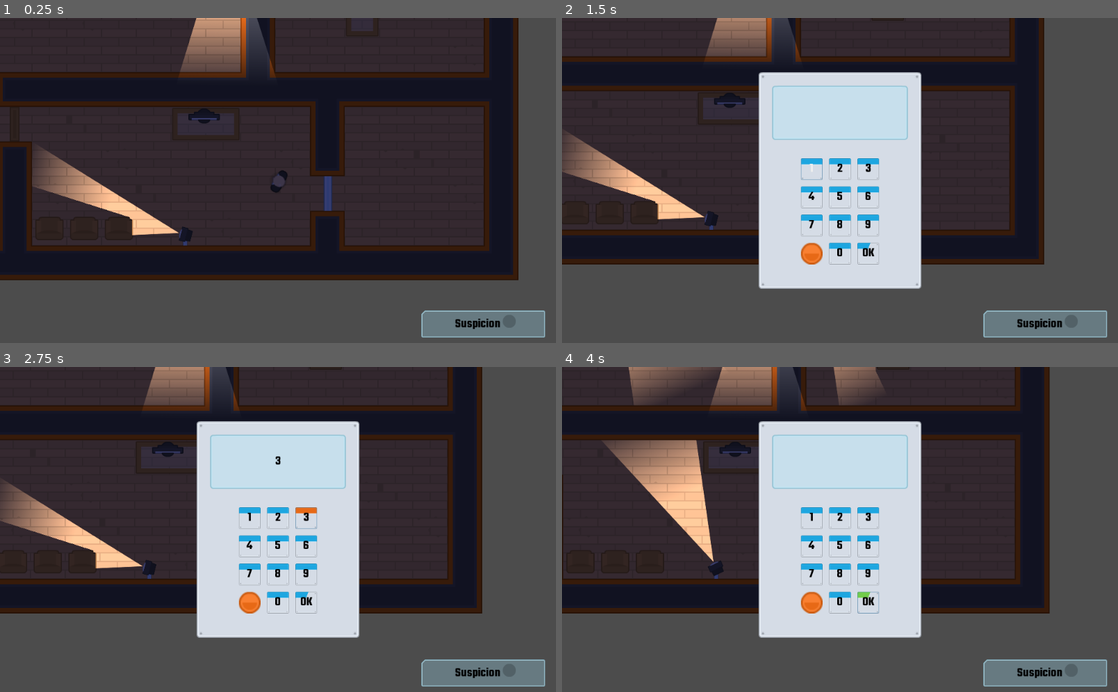
Above: before the commit, frames 1-4 (two rows, left to right).
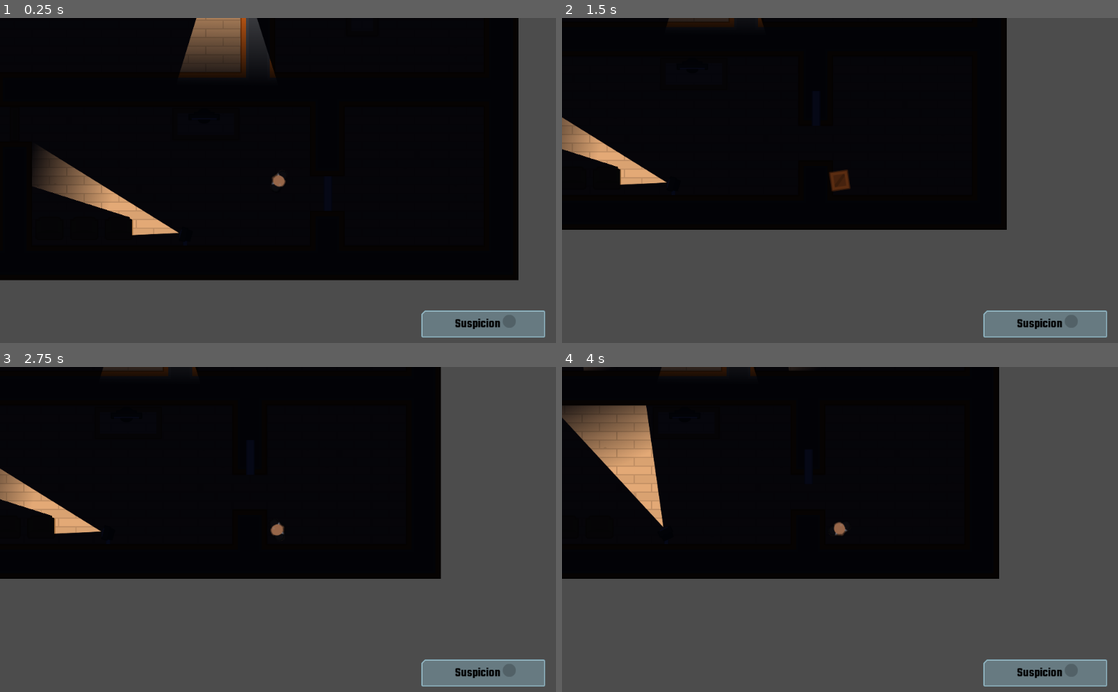
Above: after the commit, the same moments.

Repository: fruitdude/godot-heist-meisters
Game: Godot game, scene res://Scenes/Level1.tscn
The game is run twice, just before and just after one commit, with the same random seed, the same clock (stepped at 60 frames per second) and the same inputs.
Inputs (mouse positions are in pixels of both pictures, inside the frame that each line leads up to):
- Up to frame 1 (0.25 s): no input
- Up to frame 2 (1.5 s): tap Enter at 0.5 s; move the mouse to (962, 164) at 0.52 s; hold D (move_right) 0.53-1.28 s; tap Shift (toggle_disguise, bound only after the commit) at 0.6 s; move the mouse to (728, 196) at 1.27 s; hold S (move_down) from 1.28 s (still down); tap E (interact) at 1.35 s
- Up to frame 3 (2.75 s): tap Shift (toggle_disguise, bound only after the commit) at 1.55 s; release S (move_down) at 2 s; click (305, 516) at 2 s, where only the run before the commit has a clickable "3"
- Up to frame 4 (4 s): click (867, 601) at 2.75 s, where only the run before the commit has a clickable "OK"; click (867, 601) at 3.5 s, where only the run before the commit has a clickable "OK"

The runs differ from the first frame. In frame 1, 75% of the frame differs, in the area x 0-94%, y 0-81%; in frame 2, 66%; in frame 3, 65%; in frame 4, 67%.

Commit message:
player can disguse himself and we added a light2d texture so the player is easier to see

Diff:
--- /dev/null
+++ b/Scenes/BoxOccluder.tres
@@ -0,0 +1,4 @@
+[gd_resource type="OccluderPolygon2D" format=2]
+
+[resource]
+polygon = PoolVector2Array( -17, -17, 17, -17, 17, 17, -17, 17 )
--- a/Scenes/Character.tscn
+++ b/Scenes/Character.tscn
@@ -1,15 +1,12 @@
 [gd_scene load_steps=5 format=2]
 
 [ext_resource path="res://Scripts/Character.gd" type="Script" id=1]
-[ext_resource path="res://GFX/PNG/Man Red/manRed_stand.png" type="Texture" id=2]
+[ext_resource path="res://GFX/PNG/Man Blue/manBlue_stand.png" type="Texture" id=2]
+[ext_resource path="res://Scenes/HumanOccluder.tres" type="OccluderPolygon2D" id=3]
 
 [sub_resource type="CapsuleShape2D" id=1]
 radius = 12.3585
 height = 29.5171
-
-[sub_resource type="OccluderPolygon2D" id=2]
-cull_mode = 1
-polygon = PoolVector2Array( -7, -21, 3, -21, 7, -17, 8, -7, 12, -2, 12, 1, 8, 8, 7, 16, 1, 21, -6, 21, -11, 15, -11, 7, -13, 4, -13, -4, -11, -7, -11, -16 )
 
 [node name="Character" type="KinematicBody2D"]
 script = ExtResource( 1 )
@@ -22,4 +19,4 @@
 shape = SubResource( 1 )
 
 [node name="LightOccluder2D" type="LightOccluder2D" parent="."]
-occluder = SubResource( 2 )
+occluder = ExtResource( 3 )
--- /dev/null
+++ b/Scenes/HumanOccluder.tres
@@ -0,0 +1,5 @@
+[gd_resource type="OccluderPolygon2D" format=2]
+
+[resource]
+cull_mode = 1
+polygon = PoolVector2Array( -7, -21, 3, -21, 7, -17, 8, -7, 12, -2, 12, 1, 8, 8, 7, 16, 1, 21, -6, 21, -11, 15, -11, 7, -13, 4, -13, -4, -11, -7, -11, -16 )
--- a/Scenes/Player.tscn
+++ b/Scenes/Player.tscn
@@ -1,12 +1,26 @@
-[gd_scene load_steps=4 format=2]
+[gd_scene load_steps=7 format=2]
 
 [ext_resource path="res://Scenes/Character.tscn" type="PackedScene" id=1]
 [ext_resource path="res://Scripts/Player.gd" type="Script" id=2]
 [ext_resource path="res://GFX/PNG/Hitman 1/hitman1_stand.png" type="Texture" id=3]
+[ext_resource path="res://GFX/PNG/Tiles/tile_130.png" type="Texture" id=4]
+[ext_resource path="res://Scenes/HumanOccluder.tres" type="OccluderPolygon2D" id=5]
+[ext_resource path="res://Scenes/BoxOccluder.tres" type="OccluderPolygon2D" id=6]
 
 [node name="Player" index="0" instance=ExtResource( 1 )]
 collision_mask = 14
 script = ExtResource( 2 )
+_sprite = NodePath("Sprite")
+_light_occluder = NodePath("LightOccluder2D")
+_light = NodePath("Light2D")
+_player_sprite = ExtResource( 3 )
+_box_sprite = ExtResource( 4 )
+_human_occluder = ExtResource( 5 )
+_box_occluder = ExtResource( 6 )
 
 [node name="Sprite" parent="." index="0"]
 texture = ExtResource( 3 )
+
+[node name="Light2D" type="Light2D" parent="." index="3"]
+texture = ExtResource( 3 )
+energy = 0.75
--- a/Scenes/VisionMode.tscn
+++ b/Scenes/VisionMode.tscn
@@ -3,7 +3,6 @@
 [ext_resource path="res://Scripts/VisionMode.gd" type="Script" id=1]
 
 [node name="VisionMode" type="CanvasModulate"]
-color = Color( 0.203922, 0.560784, 0.309804, 1 )
 script = ExtResource( 1 )
 
 [node name="NightvisionTimer" type="Timer" parent="."]
--- a/Scripts/Player.gd
+++ b/Scripts/Player.gd
@@ -1,28 +1,37 @@
 extends "res://Scripts/Character.gd"
 
 
-var motion = Vector2()
+var _motion = Vector2()
+var _disguised = false
+
+export(NodePath) onready var _sprite = get_node(_sprite) as Sprite
+export(NodePath) onready var _light_occluder = get_node(_light_occluder) as LightOccluder2D
+export(NodePath) onready var _light = get_node(_light) as Light2D
+export(Resource) var _player_sprite = _player_sprite as Texture
+export(Resource) var _box_sprite = _box_sprite as Texture
+export(Resource) var _human_occluder = _human_occluder as OccluderPolygon2D
+export(Resource) var _box_occluder = _box_occluder as OccluderPolygon2D
 
 
 func _process(delta):
 	update_motion(delta)
-	move_and_slide(motion)
+	move_and_slide(_motion)
 
 
 func update_motion(delta):
 	look_at(get_global_mouse_position())
-	motion = Vector2()
+	_motion = Vector2()
 
 	if Input.is_action_pressed("move_right"):
-		motion.x += 1
+		_motion.x += 1
 	if Input.is_action_pressed("move_left"):
-		motion.x -= 1
+		_motion.x -= 1
 	if Input.is_action_pressed("move_down"):
-		motion.y += 1
+		_motion.y += 1
 	if Input.is_action_pressed("move_up"):
-		motion.y -= 1
+		_motion.y -= 1
 
-	motion = motion.normalized() * SPEED
+	_motion = _motion.normalized() * SPEED
 
 
 func _input(event):
@@ -32,3 +41,30 @@
 	if Input.is_action_just_pressed("interact"):
 		GameEvents.emit_signal("open_door")
 		GameEvents.emit_signal("interact")
+
+	if Input.is_action_just_pressed("toggle_disguise"):
+		_toggle_disguise()
+
+
+func _toggle_disguise():
+	if _disguised:
+		_reveal()
+	else:
+		_disguise()
+
+
+func _reveal():
+	_sprite.texture = _player_sprite
+	_light.texture = _player_sprite
+	_disguised = false
+	collision_layer = 1
+	_light_occluder.occluder = _human_occluder
+
+
+
+func _disguise():
+	_sprite.texture = _box_sprite
+	_light.texture = _box_sprite
+	_disguised = true
+	collision_layer = 16
+	_light_occluder.occluder = _box_occluder
--- a/Scripts/VisionMode.gd
+++ b/Scripts/VisionMode.gd
@@ -1,7 +1,7 @@
 extends CanvasModulate
 
 
-const DARK = Color("3d4172")
+const DARK = Color("070917")
 const NIGHTVISION = Color("348f4f")
 
 onready var nightvision_timer = $NightvisionTimer
--- a/project.godot
+++ b/project.godot
@@ -55,6 +55,11 @@
 "events": [ Object(InputEventKey,"resource_local_to_scene":false,"resource_name":"","device":0,"alt":false,"shift":false,"control":false,"meta":false,"command":false,"pressed":false,"scancode":69,"unicode":0,"echo":false,"script":null)
  ]
 }
+toggle_disguise={
+"deadzone": 0.5,
+"events": [ Object(InputEventKey,"resource_local_to_scene":false,"resource_name":"","device":0,"alt":false,"shift":false,"control":false,"meta":false,"command":false,"pressed":false,"scancode":16777237,"unicode":0,"echo":false,"script":null)
+ ]
+}
 
 [layer_names]
 
